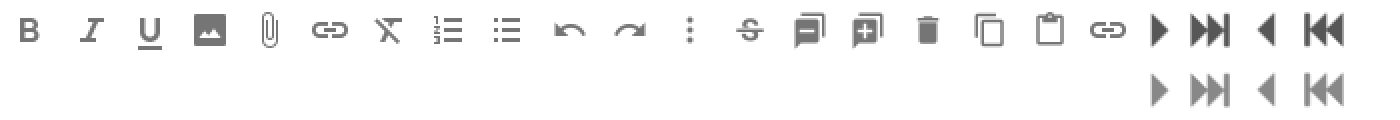
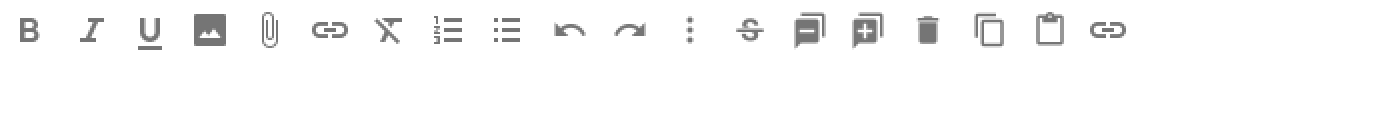
Revision of a layered 1400×120 image; what changed, layer by layer:
added group "playback" (1st of 2) with 8 layers above "orig" over [1150, 16, 1336, 106]
added layer "ic_skip_next_white_36dp_1x copy 3" in group "playback" over [1150, 76, 1164, 106]
added layer "ic_skip_previous_white_36dp_1x copy 3" in group "playback" over [1256, 76, 1274, 106]
added layer "ic_skip_next_white_36dp_1x copy 2" in group "playback" over [1194, 76, 1224, 106]
added layer "ic_skip_previous_white_36dp_1x copy 2" in group "playback" over [1306, 76, 1336, 106]
added layer "ic_skip_next_white_36dp_1x copy" in group "playback" over [1150, 16, 1164, 46]
added layer "ic_skip_previous_white_36dp_1x copy" in group "playback" over [1256, 16, 1274, 46]
added layer "ic_skip_next_white_36dp_1x" in group "playback" over [1194, 16, 1224, 46]
added layer "ic_skip_previous_white_36dp_1x" in group "playback" over [1306, 16, 1336, 46]
moved "playback" (2nd of 2, in "orig") into group "orig" over [1150, 12, 1344, 108]
